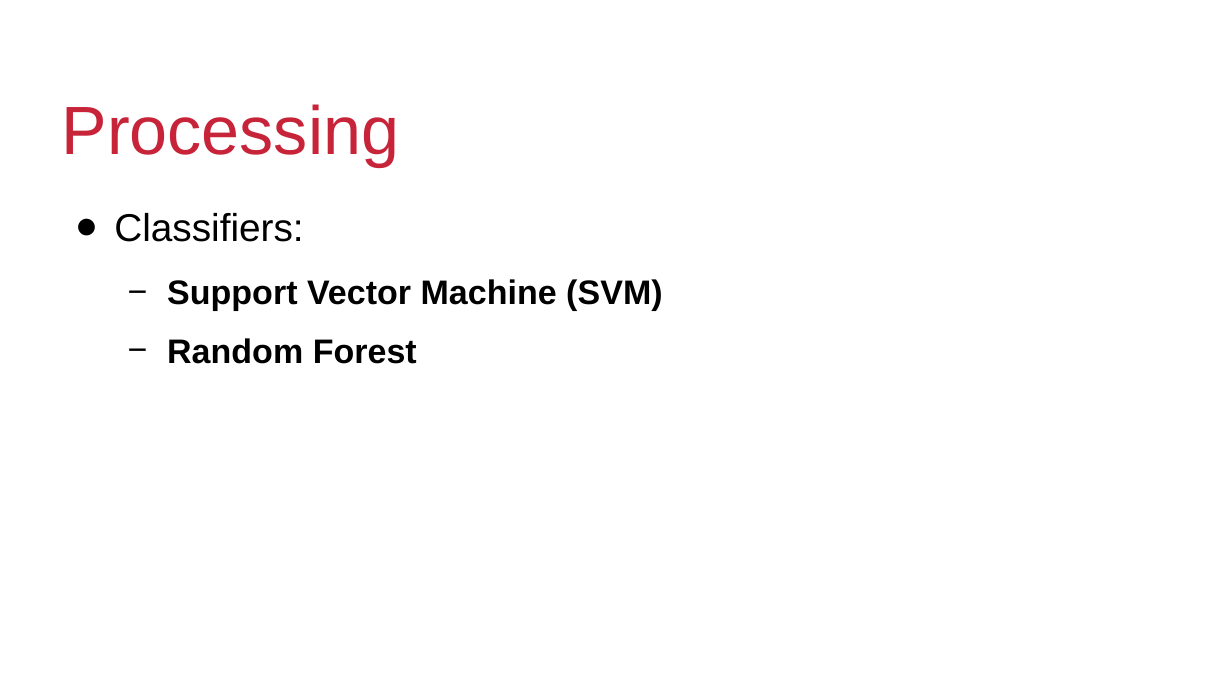
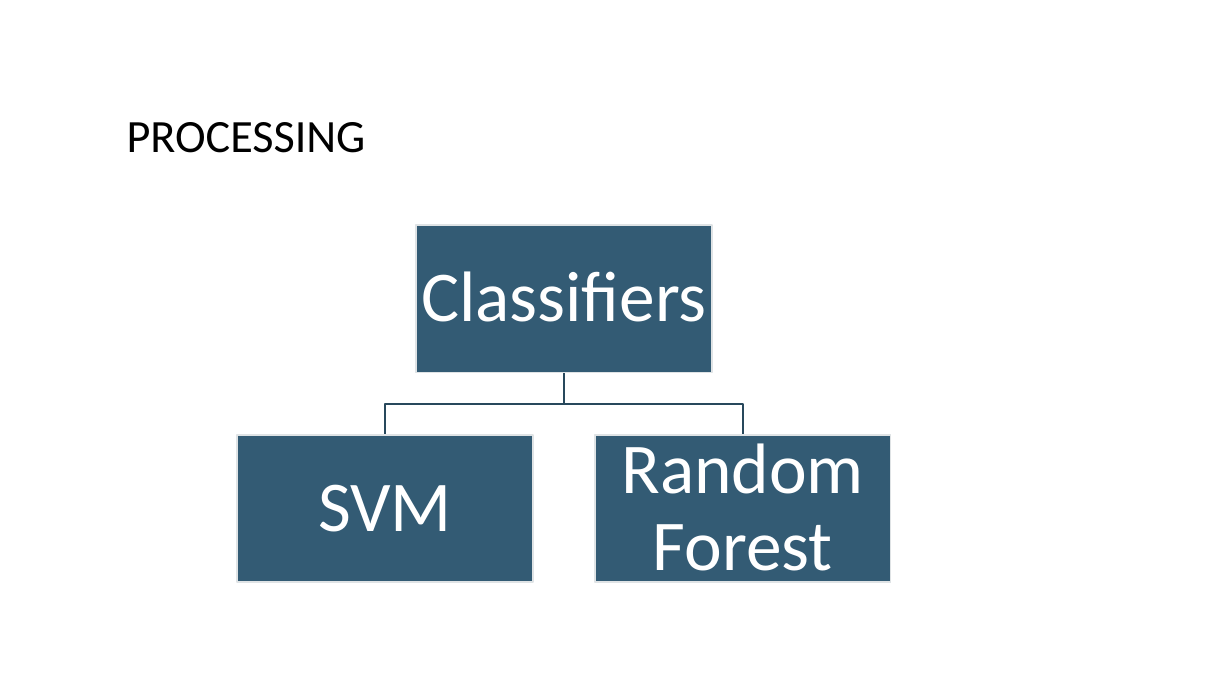
Before and after one commit to DevJohnIbrahim/SSM-GP, a slide deck: slide 12 of Graduation Proposal/Cyberbullypresentation.pptx. Drawn at 1232x693 pixels with LibreOffice and Linux fonts; fonts in the diff are those of the drawing; background and template pictures are left out. Boxes give left, top, right and bottom in pixels: in the first picture for what was removed or moved away, otherwise in the second. Text is boxed around its words. In the diff, an @@ line names an element or a change of style, - is before the commit and + after.

```diff
--- a/Graduation Proposal/Cyberbullypresentation.pptx
+++ b/Graduation Proposal/Cyberbullypresentation.pptx
@@ title at <box>127,122,366,153</box>: text changed; size 44 to 29.8 pt; font Arial to Calibri; text colour #C7243A to #000000 @@
-Processing
+PROCESSING
@@ text removed at <box>114,213,662,364</box> @@
-● Classifiers:
-  − Support Vector Machine (SVM)
-  − Random Forest
@@ group added at <box>237,225,891,587</box>: 3 rectangles, 3 texts, 2 freeform shapes @@
+Classifiers
+SVM
+Random Forest
```
Also in this commit, not shown: 3 other slides changed, 1 slide added, 1 slide removed.
